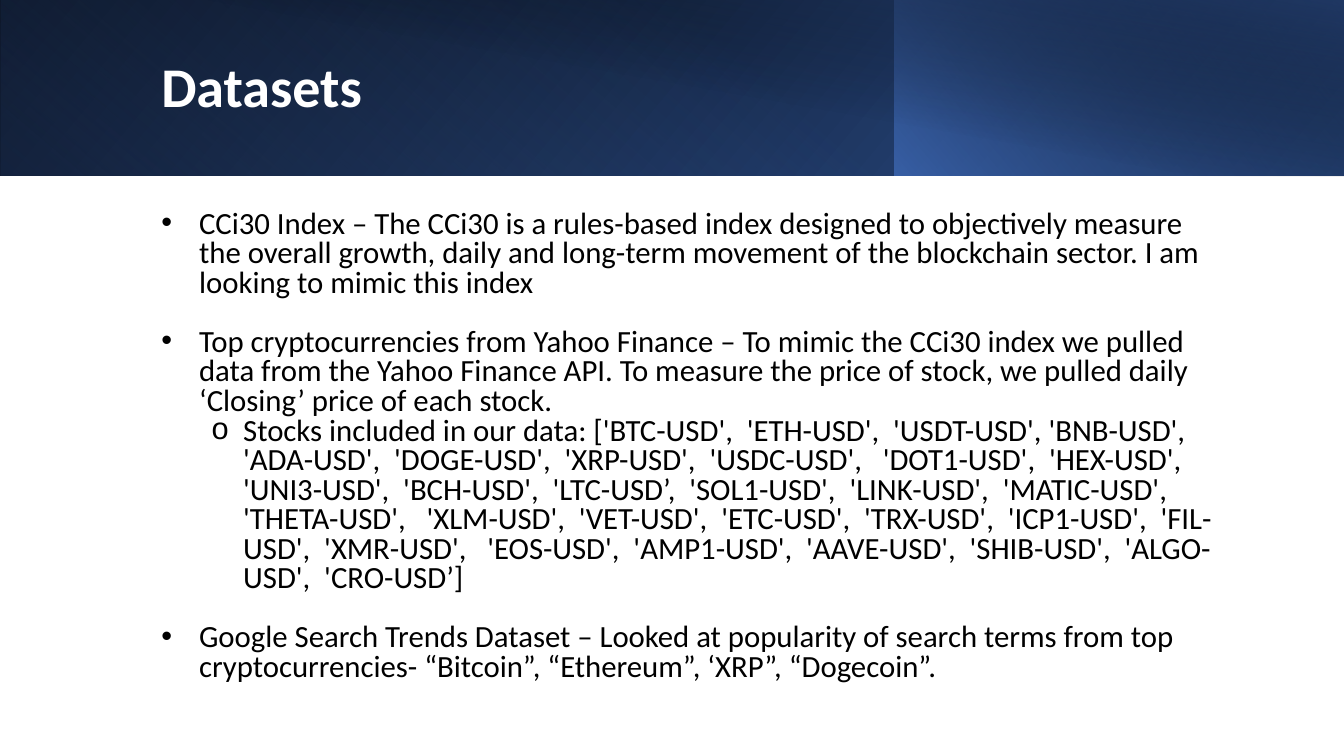
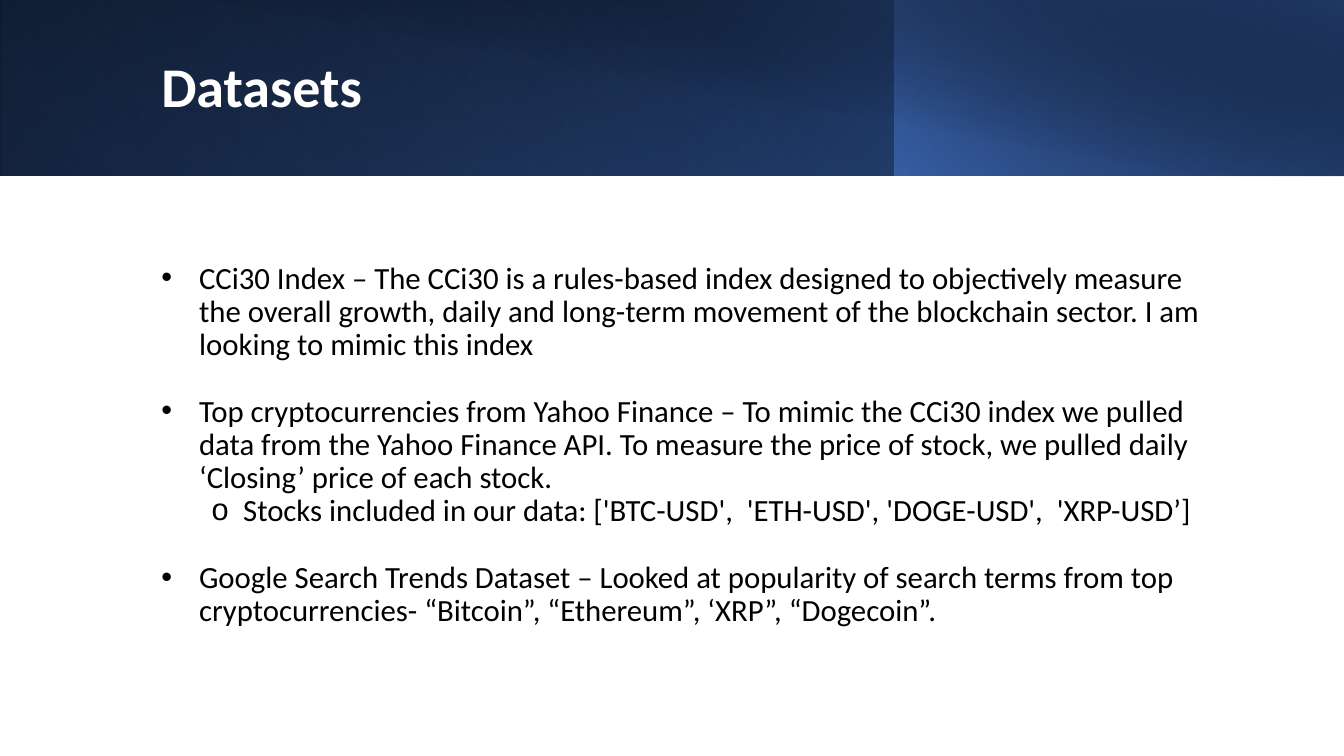
Before and after one commit to kenneykwan/Springboard, a slide deck: slide 3 of Capstone2-CCI30Index/Reports/Capstone Final Project Slides.pptx. Drawn at 1344x756 pixels with LibreOffice and Linux fonts; fonts in the diff are those of the drawing. Boxes give left, top, right and bottom in pixels: in the first picture for what was removed or moved away, otherwise in the second. Text is boxed around its words. In the diff, an @@ line names an element or a change of style, - is before the commit and + after.

```diff
--- a/Capstone2-CCI30Index/Reports/Capstone Final Project Slides.pptx
+++ b/Capstone2-CCI30Index/Reports/Capstone Final Project Slides.pptx
@@ text at (x1=199, y1=267, x2=1198, y2=627): line spacing 0.8 to 0.9 @@
@@ text at (x1=243, y1=498, x2=1191, y2=526): text changed @@
-  o Stocks included in our data: ['BTC-USD', 'ETH-USD', 'USDT-USD', 'BNB-USD', 'ADA-USD', 'DOGE-USD', 'XRP-USD', 'USDC-USD', 'DOT1-USD', 'HEX-USD', 'UNI3-USD', 'BCH-USD', 'LTC-USD’, 'SOL1-USD', 'LINK-USD', 'MATIC-USD', 'THETA-USD', 'XLM-USD', 'VET-USD', 'ETC-USD', 'TRX-USD', 'ICP1-USD', 'FIL-USD', 'XMR-USD', 'EOS-USD', 'AMP1-USD', 'AAVE-USD', 'SHIB-USD', 'ALGO-USD', 'CRO-USD’]
+  o Stocks included in our data: ['BTC-USD', 'ETH-USD', 'DOGE-USD', 'XRP-USD’]
```
Also in this commit, not shown: 1 other slide changed, 1 slide added, 2 other files.
